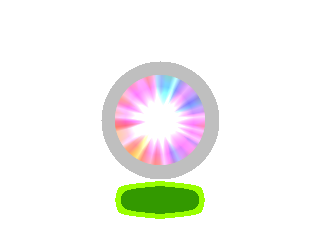
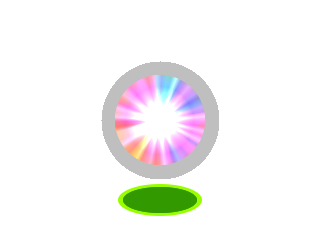
Before/after of a 320px x 240px layered artwork. What changed in the layer stack:
painted on "fg" over <box>115,181,205,219</box>
